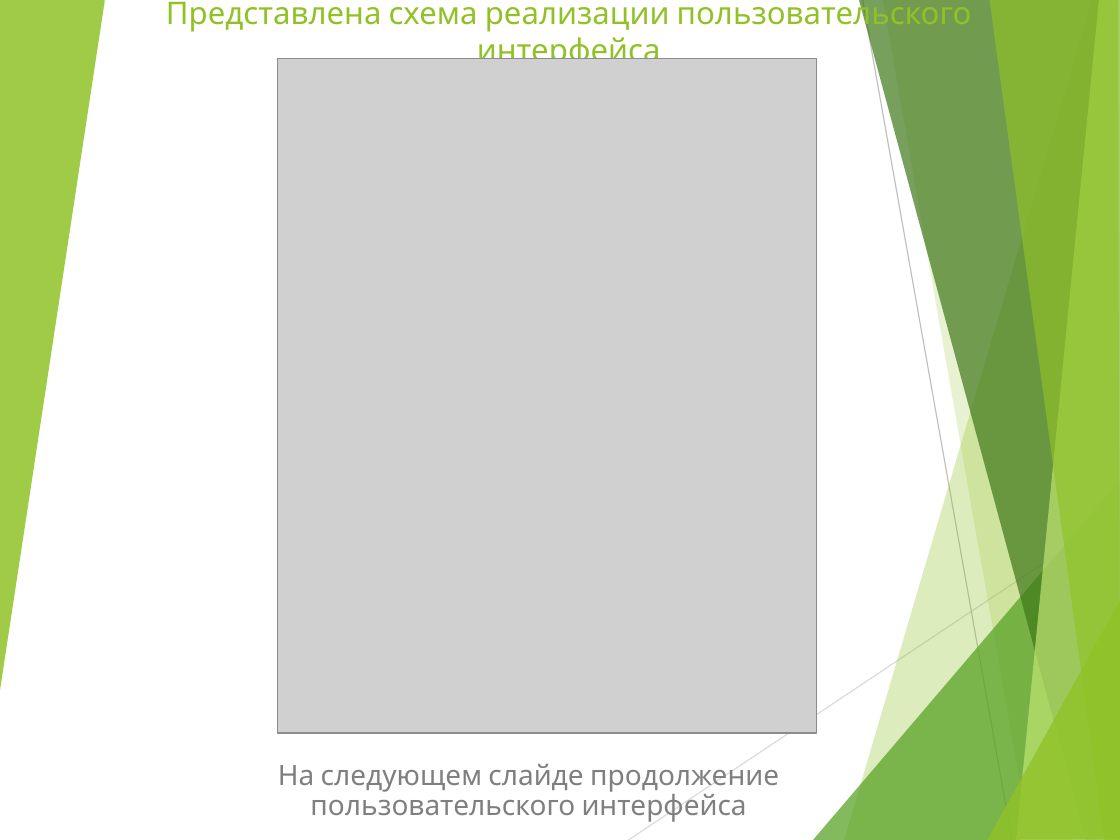
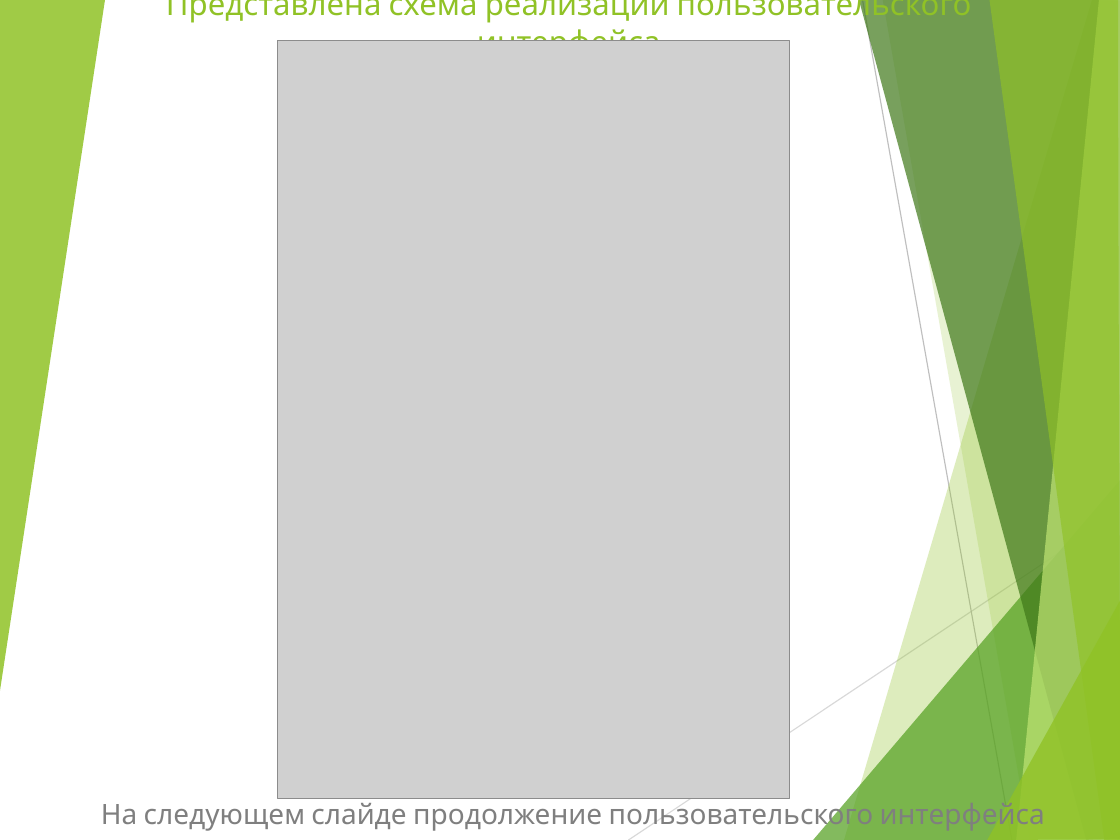
Before and after one commit to Vadim47-lab/Planet-simulator, a slide deck: slide 10 of Презентация по преддипломной практике.ppt (slide 9 before the commit). Drawn at 1120x840 pixels with LibreOffice and Linux fonts; fonts in the diff are those of the drawing; grey boxes stand for pictures. Boxes give left, top, right and bottom in pixels: in the first picture for what was removed or moved away, otherwise in the second. Text is boxed around its words. In the diff, an @@ line names an element or a change of style, - is before the commit and + after.

```diff
--- a/Презентация по преддипломной практике.ppt
+++ b/Презентация по преддипломной практике.ppt
@@ title "Представлена схема реализации пользовательского интерфейса" rewrapped from bbox=[166, 0, 972, 59] to bbox=[166, 0, 972, 41] @@
@@ picture: place and size @@
-picture at bbox=[278, 58, 816, 732]
+picture at bbox=[278, 40, 790, 797]
@@ freeform shape at bbox=[987, 599, 1120, 840]: outline redrawn @@
@@ subtitle "На следующем слайде продолжение пользовательского ...": place and size @@
-subtitle "На следующем слайде продолжение пользовательского ..." at bbox=[278, 764, 779, 822]
+subtitle "На следующем слайде продолжение пользовательского ..." at bbox=[101, 797, 1045, 831]
@@ subtitle "На следующем слайде продолжение пользовательского ..." at bbox=[101, 797, 1045, 831]: line spacing 0.9 to 1 @@
```
Also in this commit, not shown: 13 other slides changed, 1 slide added, 2 other files.
